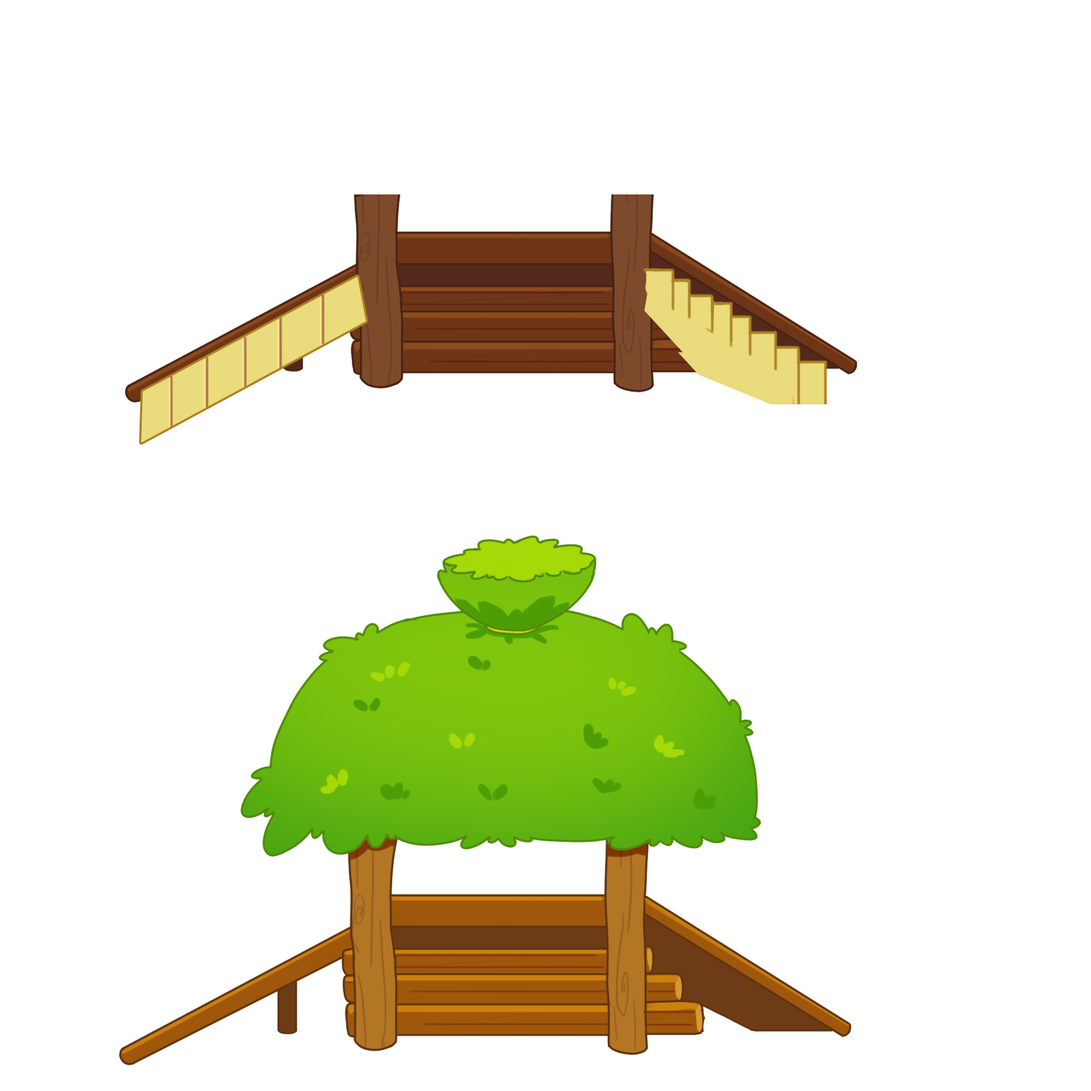
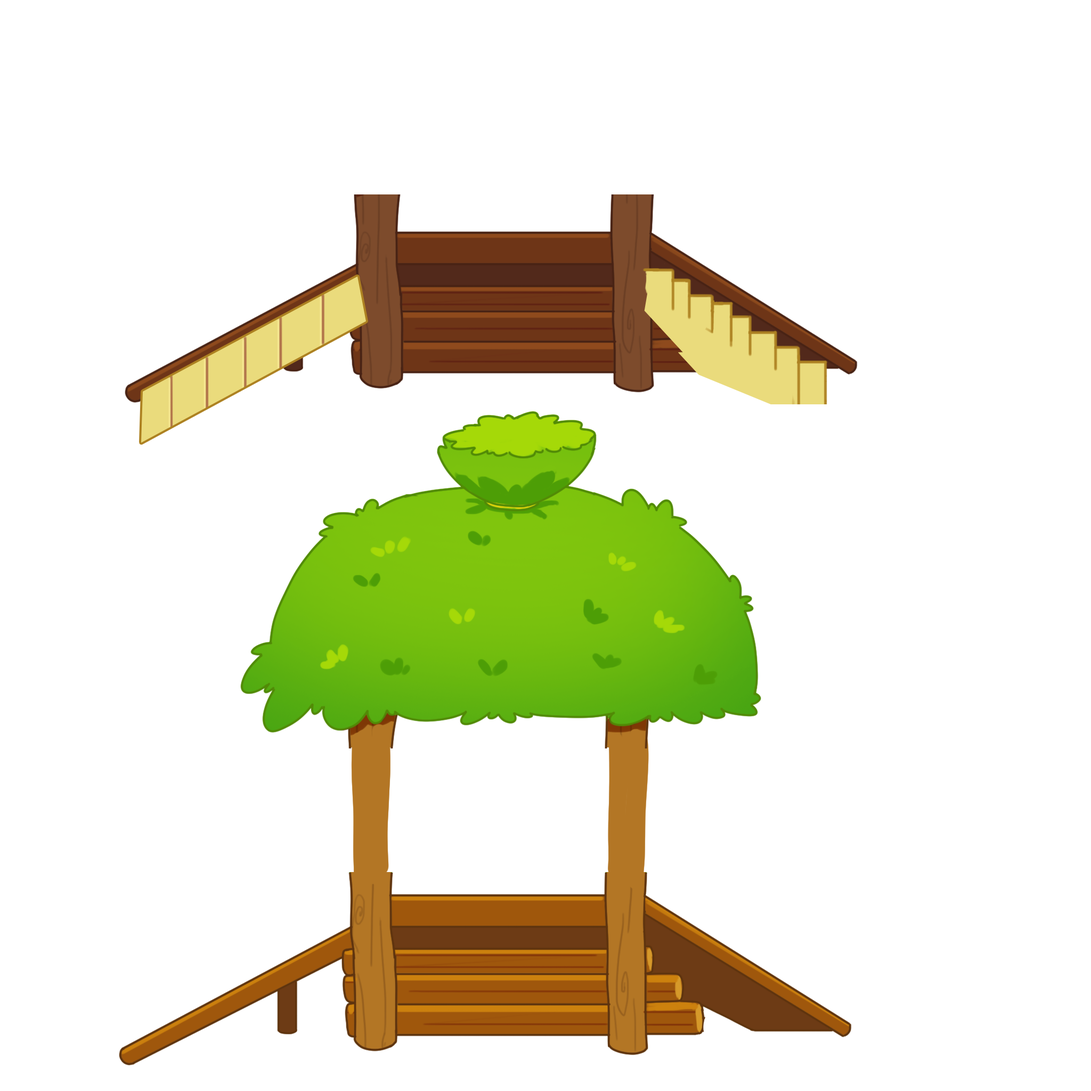
Layer changes from the first 1091 x 1091 image to the second:
painted on "Layer 2" over [240, 410, 762, 873]
painted on "Layer 4" over [240, 411, 762, 889]
removed layer "Layer 5" from group "Group 1" over [262, 836, 759, 889]
removed layer "Layer 3" from group "Group 1" over [240, 536, 762, 889]
